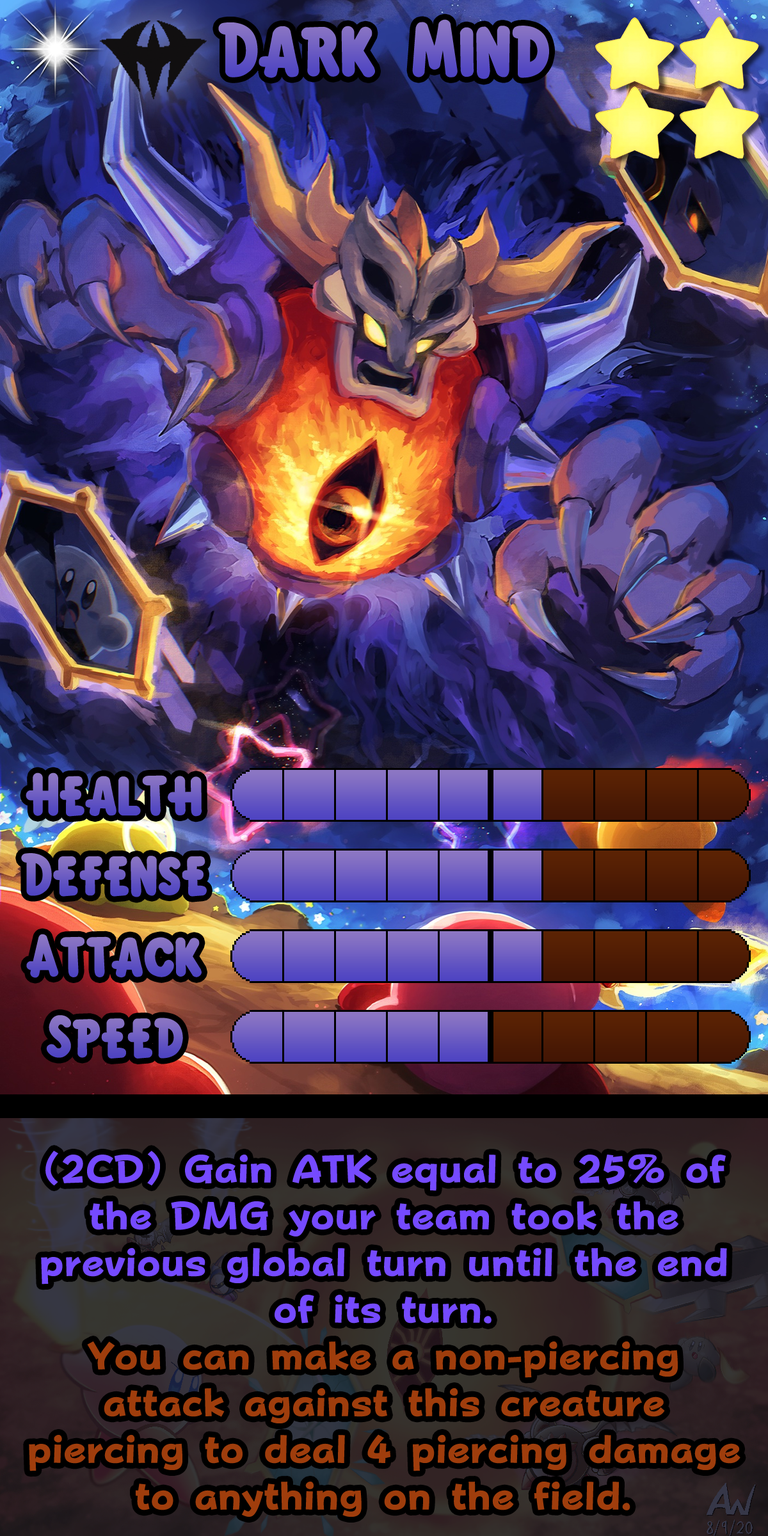
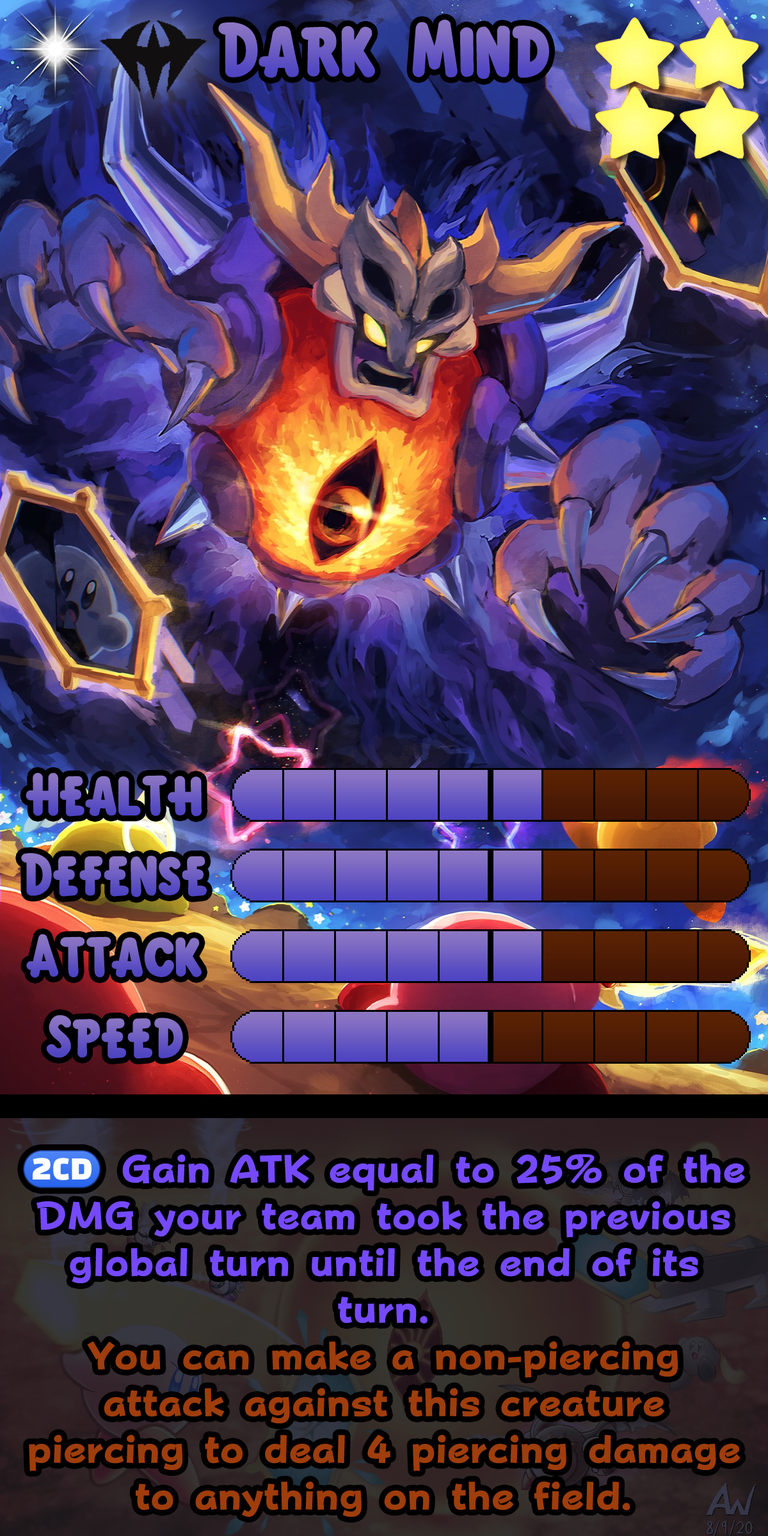
Two versions of the same layered image (w=768, h=1536). Layer-by-layer changes:
painted on "Ability" over (23, 1150, 745, 1511)
